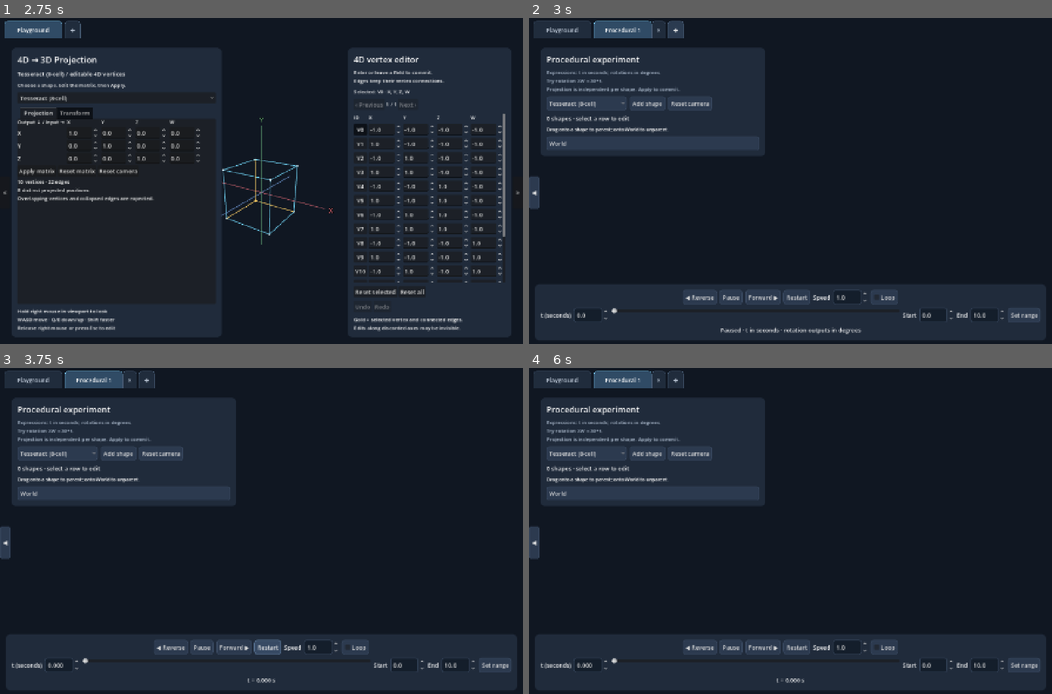
Above: before the commit, frames 1-4 (two rows, left to right).
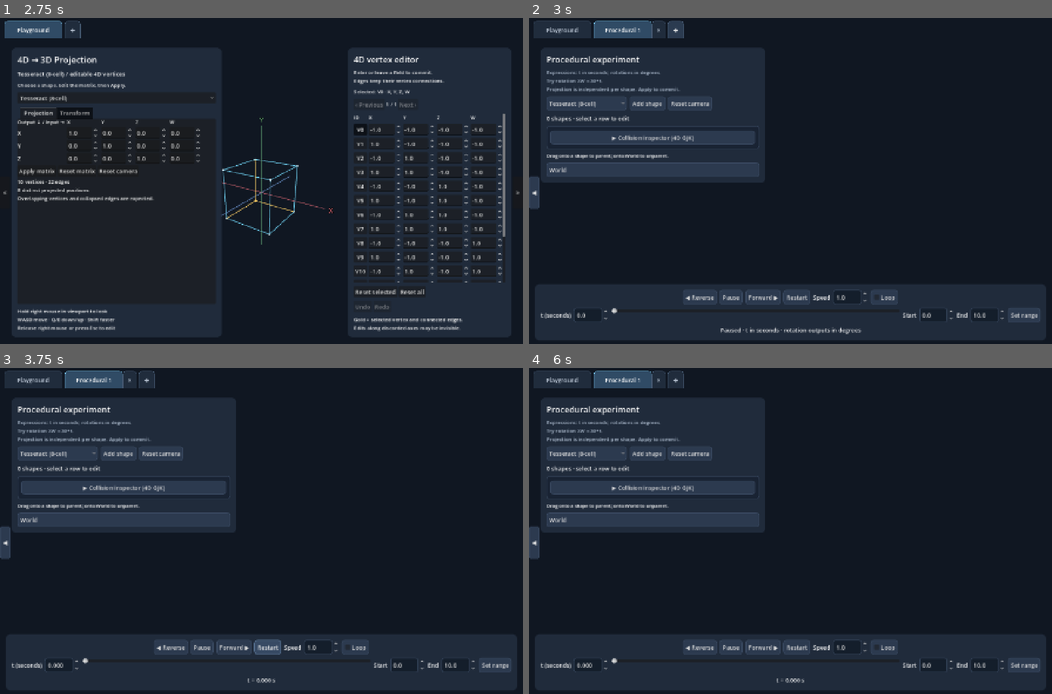
Above: after the commit, the same moments.

Repository: wonhochoi25/4Dto3D
Game: Godot game, scene res://scenes/app.tscn
Same seed, same stepped clock (60 frames per second), same inputs: the game is played once before the commit and once after it.
Inputs:
- Up to frame 1 (2.75 s): click "Reset matrix" at 0.5 s; click "Reset all" at 1.25 s; click "Playground" at 2 s
- Up to frame 2 (3 s): click "+" at 2.75 s
- Up to frame 3 (3.75 s): click "Restart" at 3.5 s
- Up to frame 4 (6 s): click "Restart" at 4.25 s; click "Restart" at 5 s; click "Procedural 1" at 5.75 s

Frame 1 is identical in both runs. In frame 2, 4.5% of the frame differs, in the area x 2-46%, y 33-51%; in frame 3, 4.5%; in frame 4, 4.5%.

Commit message:
trying to implememnt GJK collision detection in 4D

Diff:
--- /dev/null
+++ b/scripts/core/collision/convex_vertices_4d.gd
@@ -0,0 +1,40 @@
+extends RefCounted
+## A query-local convex hull collider. Transform once, support-scan many times.
+## Double arrays keep matrix multiplication and simplex arithmetic in float64.
+var points: Array[PackedFloat64Array] = []
+var center := PackedFloat64Array([0,0,0,0])
+var radius := 0.0
+var valid := true
+
+func _init(vertices: Array[Vector4], world: PackedFloat64Array) -> void:
+	if vertices.is_empty() or world.size() != 25:
+		valid = false
+		return
+	var low := PackedFloat64Array([INF,INF,INF,INF])
+	var high := PackedFloat64Array([-INF,-INF,-INF,-INF])
+	for vertex in vertices:
+		var p := PackedFloat64Array([0,0,0,0])
+		for row in range(4):
+			p[row] = world[row * 5 + 4]
+			for col in range(4): p[row] += world[row * 5 + col] * vertex[col]
+			if not is_finite(p[row]): valid = false
+			low[row] = minf(low[row],p[row])
+			high[row] = maxf(high[row],p[row])
+		points.append(p)
+	for axis in range(4): center[axis] = low[axis] * 0.5 + high[axis] * 0.5
+	for p in points:
+		var squared := 0.0
+		for axis in range(4): squared += (p[axis]-center[axis]) ** 2
+		radius = maxf(radius, sqrt(squared))
+	valid = valid and is_finite(radius)
+
+func support(direction: PackedFloat64Array) -> PackedFloat64Array:
+	var best := -INF
+	var result: PackedFloat64Array = points[0]
+	for p in points:
+		var value := 0.0
+		for axis in range(4): value += (p[axis]-center[axis]) * direction[axis]
+		if value > best:
+			best = value
+			result = p
+	return result
--- /dev/null
+++ b/scripts/core/collision/gjk_4d.gd
@@ -0,0 +1,104 @@
+extends RefCounted
+## Distance GJK for compact convex support maps in R4. No scene, IO or renderer.
+## Support providers expose valid, center, radius, and support(double4).
+const Simplex = preload("res://scripts/core/collision/simplex_4d.gd")
+const Vertices = preload("res://scripts/core/collision/convex_vertices_4d.gd")
+const ABS_TOLERANCE := 1e-7
+const REL_TOLERANCE := 1e-6
+
+static func unknown(reason: String) -> Dictionary:
+	return {"status":"indeterminate","reason":reason,"iterations":0,"distance":null,"converged":false,"simplex":[]}
+
+static func difference(a, b, direction: PackedFloat64Array, scale: float) -> Dictionary:
+	var opposite := direction.duplicate()
+	for i in range(4): opposite[i] = -opposite[i]
+	var pa: PackedFloat64Array = a.support(direction)
+	var pb: PackedFloat64Array = b.support(opposite)
+	var point := PackedFloat64Array([0,0,0,0])
+	for i in range(4): point[i] = (pa[i]-pb[i])/scale
+	return {"point":point,"a":pa,"b":pb}
+
+static func query(a, b, max_iterations: int = 64) -> Dictionary:
+	if not a.valid or not b.valid: return unknown("Empty or nonfinite collider")
+	var scale: float = maxf(a.radius+b.radius, 1e-12)
+	var tolerance: float = ABS_TOLERANCE + REL_TOLERANCE*scale
+	var epsilon: float = tolerance/scale
+	var direction := PackedFloat64Array([0,0,0,0])
+	for i in range(4): direction[i] = b.center[i]-a.center[i]
+	if Simplex.dot(direction,direction) == 0: direction[0] = 1
+	var simplex: Array = [difference(a,b,direction,scale)]
+	var lower := 0.0
+	var certificate := PackedFloat64Array()
+	var solution := {}
+	for iteration in range(max_iterations):
+		var points: Array = []
+		for vertex in simplex: points.append(vertex.point)
+		solution = Simplex.closest(points)
+		if solution.is_empty(): return unknown("Simplex solver failed")
+		var reduced: Array = []
+		for index in solution.indices: reduced.append(simplex[index])
+		simplex = reduced
+		var q: PackedFloat64Array = solution.point
+		var upper := sqrt(solution.squared)
+		if upper <= epsilon:
+			return finish(a,b,simplex,solution,scale,tolerance,0.0,"intersecting","Within contact tolerance",iteration+1,true,certificate)
+		for i in range(4): direction[i] = -q[i]/upper
+		var next := difference(a,b,direction,scale)
+		var bound := Simplex.dot(q,next.point)/upper
+		if bound > lower:
+			lower = bound
+			certificate = direction.duplicate()
+		if lower > upper + epsilon: return unknown("Inconsistent numerical distance bounds")
+		if upper-lower <= epsilon:
+			var status := "separated" if lower > epsilon else "indeterminate"
+			return finish(a,b,simplex,solution,scale,tolerance,lower,status,"Distance bounds converged",iteration+1,true,certificate)
+		var duplicate := false
+		for old in simplex:
+			var squared := 0.0
+			for i in range(4): squared += (old.point[i]-next.point[i]) ** 2
+			if squared <= 1e-24: duplicate = true
+		if duplicate or simplex.size() >= 5:
+			var status := "separated" if lower > epsilon else "indeterminate"
+			return finish(a,b,simplex,solution,scale,tolerance,lower,status,"Support/simplex stalled",iteration+1,false,certificate)
+		simplex.append(next)
+	# Do not attach stale weights to a simplex changed by the final iteration.
+	if solution.is_empty(): return unknown("Iteration limit")
+	var points: Array = []
+	for vertex in simplex: points.append(vertex.point)
+	solution = Simplex.closest(points)
+	var reduced: Array = []
+	for index in solution.indices: reduced.append(simplex[index])
+	return finish(a,b,reduced,solution,scale,tolerance,lower,"separated" if lower > epsilon else "indeterminate","Iteration limit",max_iterations,false,certificate)
+
+static func finish(a,b,simplex: Array, solution: Dictionary, scale: float, tolerance: float, lower: float, status: String, reason: String, iterations: int, converged: bool, certificate: PackedFloat64Array) -> Dictionary:
+	var pa := PackedFloat64Array([0,0,0,0])
+	var pb := PackedFloat64Array([0,0,0,0])
+	for j in range(simplex.size()):
+		for i in range(4):
+			pa[i] += solution.weights[j]*simplex[j].a[i]
+			pb[i] += solution.weights[j]*simplex[j].b[i]
+	var distance := sqrt(solution.squared)*scale
+	var result := {"status":status,"reason":reason,"iterations":iterations,"converged":converged,"distance":distance,"distance_lower":maxf(0.0,lower)*scale,"tolerance":tolerance,"point_a":pa,"point_b":pb,"simplex":simplex,"simplex_scale":scale,"weights":solution.weights,"direction":null}
+	if status == "separated" and distance > 0:
+		var direction: PackedFloat64Array = certificate.duplicate()
+		if direction.is_empty():
+			direction = solution.point.duplicate()
+			for i in range(4): direction[i] *= -scale/distance
+		var opposite := direction.duplicate()
+		for i in range(4): opposite[i] = -opposite[i]
+		# Center interval coordinates on A to avoid cancellation in the inspector.
+		var origin: PackedFloat64Array = a.center
+		var intervals := []
+		for collider in [a,b]:
+			var low: PackedFloat64Array = collider.support(opposite)
+			var high: PackedFloat64Array = collider.support(direction)
+			var lo := 0.0
+			var hi := 0.0
+			for i in range(4):
+				lo += (low[i]-origin[i])*direction[i]
+				hi += (high[i]-origin[i])*direction[i]
+			intervals.append(Vector2(lo,hi))
+		result.direction = direction
+		result.intervals = intervals
+		result.gap = intervals[1].x-intervals[0].y
+	return result
--- /dev/null
+++ b/scripts/core/collision/simplex_4d.gd
@@ -0,0 +1,64 @@
+extends RefCounted
+## Closest point in the convex hull of <=5 normalized 4D points.
+## Enumerate features; reorthogonalized QR skips rank-deficient affine spans.
+static func dot(a: PackedFloat64Array, b: PackedFloat64Array) -> float:
+	var value := 0.0
+	for i in range(4): value += a[i]*b[i]
+	return value
+
+static func closest(points: Array) -> Dictionary:
+	var best := INF
+	var result := {}
+	for mask in range(1, 1 << points.size()):
+		var ids: Array[int] = []
+		for i in range(points.size()):
+			if mask & (1 << i): ids.append(i)
+		var base: PackedFloat64Array = points[ids[0]]
+		var count := ids.size()-1
+		var q: Array[PackedFloat64Array] = []
+		var r := PackedFloat64Array()
+		r.resize(count*count)
+		var rank_ok := true
+		for j in range(count):
+			var column := PackedFloat64Array([0,0,0,0])
+			for k in range(4): column[k] = points[ids[j+1]][k]-base[k]
+			var original_length := sqrt(dot(column,column))
+			for pass_index in range(2):
+				for i in range(j):
+					var coefficient := dot(q[i],column)
+					r[i*count+j] += coefficient
+					for k in range(4): column[k] -= coefficient*q[i][k]
+			var length := sqrt(dot(column,column))
+			if length <= maxf(1e-14, original_length*1e-12):
+				rank_ok = false
+				break
+			r[j*count+j] = length
+			for k in range(4): column[k] /= length
+			q.append(column)
+		if not rank_ok: continue
+		var coefficients := PackedFloat64Array()
+		coefficients.resize(count)
+		for j in range(count-1,-1,-1):
+			var rhs := -dot(q[j],base)
+			for k in range(j+1,count): rhs -= r[j*count+k]*coefficients[k]
+			coefficients[j] = rhs/r[j*count+j]
+		var weights := PackedFloat64Array([1.0])
+		for coefficient in coefficients:
+			weights[0] -= coefficient
+			weights.append(coefficient)
+		var feasible := true
+		var total := 0.0
+		for i in range(weights.size()):
+			if not is_finite(weights[i]) or weights[i] < -1e-10: feasible = false
+			weights[i] = maxf(0.0,weights[i])
+			total += weights[i]
+		if not feasible or total <= 0: continue
+		var point := PackedFloat64Array([0,0,0,0])
+		for i in range(ids.size()):
+			weights[i] /= total
+			for k in range(4): point[k] += weights[i]*points[ids[i]][k]
+		var squared := dot(point,point)
+		if squared < best:
+			best = squared
+			result = {"point":point,"indices":ids,"weights":weights,"squared":squared}
+	return result
--- a/scripts/core/session_4d.gd
+++ b/scripts/core/session_4d.gd
@@ -175,3 +175,14 @@
 	playback.pause()
 	recording.simulation.restore(recording.frames[recording.current_step] if not recording.frames.is_empty() else {})
 	sync_dynamic()
+
+## Read-only narrow-phase query of current world state. Colliders are convex hulls.
+func query_collision(a_id: int, b_id: int) -> Dictionary:
+	var gjk = preload("res://scripts/core/collision/gjk_4d.gd")
+	var collider = preload("res://scripts/core/collision/convex_vertices_4d.gd")
+	if a_id == b_id or not scene.objects.has(a_id) or not scene.objects.has(b_id):
+		return gjk.unknown("Choose two different existing objects")
+	var a: Dictionary = scene.objects[a_id]
+	var b: Dictionary = scene.objects[b_id]
+	if not state.has(a.leaf_id) or not state.has(b.leaf_id): return gjk.unknown("No valid evaluated state")
+	return gjk.query(collider.new(a.geometry.vertices,state[a.leaf_id].world),collider.new(b.geometry.vertices,state[b.leaf_id].world))
--- a/scripts/rendering/face_renderer.gd
+++ b/scripts/rendering/face_renderer.gd
@@ -5,6 +5,7 @@
 var edges := MeshInstance3D.new()
 var face_material := StandardMaterial3D.new()
 var selected := false
+var collision_color := Color.TRANSPARENT
 var original_edge_color := Color.WHITE
 var object_edges := false
 var edge_material := StandardMaterial3D.new()
@@ -62,5 +63,9 @@
 ## Selection reveals gold edges without changing the object's saved appearance settings.
 func set_selected(value: bool) -> void:
 	selected = value
-	edges.visible = object_edges or selected
-	edge_material.albedo_color = Color(1.0, 0.8, 0.3, 1.0) if selected else original_edge_color
+	edges.visible = object_edges or selected or collision_color.a > 0
+	edge_material.albedo_color = collision_color if collision_color.a > 0 else (Color(1.0, 0.8, 0.3, 1.0) if selected else original_edge_color)
+
+func set_collision_color(value: Color) -> void:
+	collision_color = value
+	set_selected(selected)
--- /dev/null
+++ b/scripts/sandbox/procedural/collision_inspector.gd
@@ -0,0 +1,91 @@
+extends PanelContainer
+## Optional two-object query. Never changes transforms, physics or recording.
+signal highlighted(ids: Array, color: Color)
+var session
+var toggle: Button
+var body: VBoxContainer
+var first: OptionButton
+var second: OptionButton
+var report: Label
+var interval_view
+var last_result: Dictionary = {}
+func _ready():
+	add_theme_stylebox_override("panel",preload("res://scripts/sandbox/procedural/procedural_theme.gd").box("192333",12,8,"40516a"))
+	var box := VBoxContainer.new()
+	add_child(box)
+	toggle = Button.new()
+	toggle.text = "▶ Collision inspector (4D GJK)"
+	toggle.toggle_mode = true
+	box.add_child(toggle)
+	body = VBoxContainer.new()
+	box.add_child(body)
+	body.hide()
+	toggle.toggled.connect(func(enabled):
+		body.visible = enabled
+		toggle.text = ("▼" if enabled else "▶")+" Collision inspector (4D GJK)"
+		update_query())
+	var note := Label.new()
+	note.text = "Convex hulls of vertices · detection only · no response"
+	note.autowrap_mode = TextServer.AUTOWRAP_WORD_SMART
+	body.add_child(note)
+	for i in range(2):
+		var picker := OptionButton.new()
+		picker.size_flags_horizontal = Control.SIZE_EXPAND_FILL
+		picker.item_selected.connect(func(_index): update_query())
+		body.add_child(picker)
+		if i == 0: first = picker
+		else: second = picker
+	report = Label.new()
+	report.autowrap_mode = TextServer.AUTOWRAP_WORD_SMART
+	body.add_child(report)
+	interval_view = preload("res://scripts/sandbox/procedural/collision_intervals.gd").new()
+	body.add_child(interval_view)
+
+func set_objects(names: Dictionary):
+	var a := first.get_selected_id()
+	var b := second.get_selected_id()
+	first.clear()
+	second.clear()
+	for id in names:
+		first.add_item("A: "+names[id],id)
+		second.add_item("B: "+names[id],id)
+	if names.has(a): first.select(first.get_item_index(a))
+	if names.has(b): second.select(second.get_item_index(b))
+	elif second.item_count > 1: second.select(1)
+	update_query()
+
+func update_query():
+	if not is_instance_valid(report): return
+	interval_view.show_intervals([])
+	interval_view.hide()
+	if not toggle.button_pressed:
+		highlighted.emit([],Color.TRANSPARENT)
+		return
+	if first.item_count < 2:
+		report.text = "Add two shapes to compare."
+		highlighted.emit([],Color.TRANSPARENT)
+		return
+	var a := first.get_selected_id()
+	var b := second.get_selected_id()
+	last_result = session.query_collision(a,b)
+	var result := last_result
+	var color := Color("ffcf83")
+	var title := "Indeterminate"
+	if result.status == "separated":
+		color = Color("6ee7ae")
+		title = "Separated"
+	elif result.status == "intersecting":
+		color = Color("ff8298")
+		title = "Intersecting / within tolerance"
+	report.add_theme_color_override("font_color",color)
+	report.text = "%s · %d iterations\n%s" % [title,result.iterations,result.reason]
+	if result.status == "separated":
+		report.text += "\nDistance bounds: %.6f – %.6f" % [result.distance_lower,result.distance]
+		if result.direction != null:
+			var n = result.direction
+			report.text += "\nAxis XYZW: (%.3f, %.3f, %.3f, %.3f)" % [n[0],n[1],n[2],n[3]]
+			report.text += "\nA [%.5f, %.5f]   B [%.5f, %.5f]\nGap: %.6f · intervals relative to A center" % [result.intervals[0].x,result.intervals[0].y,result.intervals[1].x,result.intervals[1].y,result.gap]
+			interval_view.show_intervals(result.intervals)
+			interval_view.show()
+	report.tooltip_text = "Cyan interval: A. Purple interval: B. These are 1D projections along a 4D separating axis."
+	highlighted.emit([a,b] if a != b else [],color)
--- /dev/null
+++ b/scripts/sandbox/procedural/collision_intervals.gd
@@ -0,0 +1,21 @@
+extends Control
+## Two 1D support intervals on a shared scale; not a 3D collision visualization.
+var intervals: Array = []
+func _init():
+	custom_minimum_size = Vector2(240,42)
+func show_intervals(values: Array):
+	intervals = values
+	queue_redraw()
+func _draw():
+	if intervals.size() != 2: return
+	var low: float = minf(intervals[0].x,intervals[1].x)
+	var high: float = maxf(intervals[0].y,intervals[1].y)
+	var span := maxf(high-low,1e-12)
+	for i in range(2):
+		var y := 10.0+i*22
+		var a: float = 6+(intervals[i].x-low)/span*(size.x-12)
+		var b: float = 6+(intervals[i].y-low)/span*(size.x-12)
+		var color := Color("70d7ff") if i == 0 else Color("d29aff")
+		draw_line(Vector2(a,y),Vector2(b,y),color,4)
+		draw_line(Vector2(a,y-5),Vector2(a,y+5),color,2)
+		draw_line(Vector2(b,y-5),Vector2(b,y+5),color,2)
--- a/scripts/sandbox/procedural/procedural_scene.gd
+++ b/scripts/sandbox/procedural/procedural_scene.gd
@@ -13,6 +13,7 @@
 var panel: PanelContainer
 var camera: Camera3D
 var selected_card = null
+var collision_inspector
 const HierarchyRow = preload("res://scripts/sandbox/procedural/hierarchy_row.gd")
 var session := preload("res://scripts/core/session_4d.gd").new()
 var graph:
@@ -99,6 +100,12 @@
 	count_label = Label.new()
 	count_label.text = "No shapes yet. Add one to begin."
 	box.add_child(count_label)
+	collision_inspector = preload("res://scripts/sandbox/procedural/collision_inspector.gd").new()
+	collision_inspector.session = session
+	box.add_child(collision_inspector)
+	collision_inspector.highlighted.connect(func(ids: Array, color: Color):
+		for object_id in pairs:
+			pairs[object_id].card.renderer.set_collision_color(color if object_id in ids else Color.TRANSPARENT))
 	var tree_help := Label.new()
 	tree_help.text = "Drag onto a shape to parent; onto World to unparent."
 	tree_help.add_theme_font_size_override("font_size", 13)
@@ -278,6 +285,7 @@
 		card.renderer.render(card.object, projected[id])
 		card.renderer.set_selected(card == selected_card)
 	timeline.accept(value)
+	if is_instance_valid(collision_inspector): collision_inspector.update_query()
 	return true
 
 func deactivate() -> void:
@@ -317,6 +325,9 @@
 	world.pressed.connect(func(): select_card(null))
 	list.add_child(world)
 	append_children(0, list)
+	var names := {}
+	for id in pairs: names[id] = pairs[id].card.object.node_name
+	collision_inspector.set_objects(names)
 	count_label.text = "%d shapes · select a row to edit" % cards.size()
 	fit_sidebar.call_deferred()
 
--- /dev/null
+++ b/tests/verify_collision_inspector.gd
@@ -0,0 +1,39 @@
+extends SceneTree
+var failures := 0
+func check(ok: bool, label: String):
+	if not ok:
+		failures += 1
+		push_error(label)
+func _initialize(): call_deferred("verify")
+func verify():
+	root.size = Vector2i(1440,900)
+	var scene = load("res://scripts/sandbox/procedural/procedural_scene.gd").new()
+	root.add_child(scene)
+	var a = scene.add_shape(0)
+	var b = scene.add_shape(0)
+	b.fields["position.3"].text = "3"
+	scene.apply_card(b)
+	await process_frame
+	await process_frame
+	var inspector = scene.collision_inspector
+	inspector.toggle.button_pressed = true
+	check(inspector.last_result.status == "separated", "W-only separation")
+	check(a.object.last_points == b.object.last_points, "Identical XYZ projections despite 4D separation")
+	check(inspector.interval_view.visible and inspector.last_result.gap > 0, "Visible interval evidence")
+	check(a.renderer.collision_color.a > 0, "Collision overlay enabled")
+	var count: int = scene.recording.frames.size()
+	inspector.update_query()
+	check(scene.recording.frames.size() == count, "Read-only query")
+	b.fields["position.3"].text = "1"
+	scene.apply_card(b)
+	check(inspector.last_result.status == "intersecting", "Live edit refresh")
+	inspector.toggle.button_pressed = false
+	check(a.renderer.collision_color.a == 0, "Overlay cleared")
+	scene.remove_card(b)
+	await process_frame
+	inspector.toggle.button_pressed = true
+	check(inspector.report.text == "Add two shapes to compare.", "Removal updates selectors")
+	scene.queue_free()
+	await process_frame
+	print("Collision inspector failures: ",failures)
+	quit(1 if failures else 0)
--- /dev/null
+++ b/tests/verify_gjk.gd
@@ -0,0 +1,76 @@
+extends SceneTree
+const GJK = preload("res://scripts/core/collision/gjk_4d.gd")
+const Collider = preload("res://scripts/core/collision/convex_vertices_4d.gd")
+const Simplex = preload("res://scripts/core/collision/simplex_4d.gd")
+const Math4D = preload("res://scripts/core/math/transform_4d.gd")
+const Box = preload("res://scripts/core/geometry/generators/tesseract.gd")
+var failures := 0
+class Sphere:
+	var valid := true
+	var center: PackedFloat64Array
+	var radius: float
+	func _init(c: PackedFloat64Array, r: float):
+		center = c
+		radius = r
+	func support(d: PackedFloat64Array) -> PackedFloat64Array:
+		var p := center.duplicate()
+		var length := sqrt(Simplex.dot(d,d))
+		if length > 0:
+			for i in range(4): p[i] += radius*d[i]/length
+		return p
+func check(ok: bool, label: String):
+	if not ok:
+		failures += 1
+		push_error(label)
+func box(position: Vector4, scale: Vector4 = Vector4.ONE):
+	var transform := Math4D.new()
+	transform.position = position
+	transform.scale = scale
+	return Collider.new(Box.new().vertices,transform.matrix())
+func _initialize(): call_deferred("verify")
+func verify():
+	var inside := Simplex.closest([PackedFloat64Array([1,0,0,0]),PackedFloat64Array([0,1,0,0]),PackedFloat64Array([0,0,1,0]),PackedFloat64Array([0,0,0,1]),PackedFloat64Array([-1,-1,-1,-1])])
+	check(inside.squared < 1e-20, "Origin inside 4-simplex")
+	var segment := Simplex.closest([PackedFloat64Array([2,1,0,0]),PackedFloat64Array([-2,1,0,0]),PackedFloat64Array([-2,1,0,0])])
+	check(absf(segment.squared-1) < 1e-12, "Degenerate simplex reduces to closest edge")
+	var a = box(Vector4.ZERO)
+	for distance in [0.0,1.0,2.0,2.01,4.0]:
+		var result := GJK.query(a,box(Vector4(0,0,0,distance)))
+		check(result.status == ("separated" if distance > 2 else "intersecting"), "W separation %.2f: %s" % [distance,result])
+		if distance > 2: check(absf(result.distance-(distance-2)) < 1e-5, "Box distance")
+	check(GJK.query(a,box(Vector4.ZERO,Vector4.ONE*0.1)).status == "intersecting", "Containment")
+	check(GJK.query(box(Vector4.ZERO,Vector4(1,1,0,0)),box(Vector4(0,0,0,1),Vector4(1,1,0,0))).status == "separated", "Flat shapes separated in W")
+	check(GJK.query(box(Vector4.ZERO,Vector4.ZERO),box(Vector4.ZERO,Vector4.ZERO)).status == "intersecting", "Collapsed points")
+	check(GJK.query(a,a,0).status == "indeterminate", "Iteration limit explicit")
+	check(GJK.query(Collider.new([],Math4D.identity()),a).status == "indeterminate", "Empty collider explicit")
+	var rng := RandomNumberGenerator.new()
+	rng.seed = 42041
+	for test in range(150):
+		var delta := Vector4(rng.randf_range(-5,5),rng.randf_range(-5,5),rng.randf_range(-5,5),rng.randf_range(-5,5))
+		var b = box(delta)
+		var expected := 0.0
+		for axis in range(4): expected += maxf(absf(delta[axis])-2,0) ** 2
+		expected = sqrt(expected)
+		var result := GJK.query(a,b)
+		check(result.status == ("separated" if expected > 1e-4 else "intersecting"), "Random box status %d" % test)
+		check(absf(result.distance-expected) < 2e-5, "Analytic box distance %d" % test)
+		var swap := GJK.query(b,a)
+		check(swap.status == result.status and absf(swap.distance-result.distance) < 2e-5, "Swap symmetry")
+		if result.status == "separated": check(result.gap > 0, "Separating interval certificate")
+		var rotation := Math4D.new()
+		for plane in range(6): rotation.angles[plane] = rng.randf_range(-180,180)
+		rotation.position = Vector4(12,-4,6,9)
+		var ra = Collider.new(Box.new().vertices,rotation.matrix())
+		var rb = Collider.new(Box.new().vertices,Math4D.multiply(rotation.matrix(),Math4D.translation(delta)))
+		var rotated := GJK.query(ra,rb)
+		check(rotated.status == result.status and absf(rotated.distance-expected) < 2e-5, "Common rigid transform invariant")
+		var center := PackedFloat64Array([delta.x,delta.y,delta.z,delta.w])
+		var sphere := GJK.query(Sphere.new(PackedFloat64Array([0,0,0,0]),1),Sphere.new(center,0.5))
+		var sphere_distance := maxf(delta.length()-1.5,0)
+		check(sphere.status == ("separated" if sphere_distance > 1e-4 else "intersecting"), "Analytic sphere status")
+		check(absf(sphere.distance-sphere_distance) < 2e-5, "Analytic sphere distance")
+	for size in [0.0001,1.0,10000.0]:
+		var result := GJK.query(box(Vector4.ZERO,Vector4.ONE*size),box(Vector4(3,0,0,0)*size,Vector4.ONE*size))
+		check(result.status == "separated" and absf(result.distance-size) < maxf(size*1e-5,1e-7), "Scale invariance")
+	print("GJK failures: ",failures)
+	quit(1 if failures else 0)
Not shown, added: scripts/core/collision/convex_vertices_4d.gd.uid
Not shown, added: scripts/core/collision/gjk_4d.gd.uid
Not shown, added: scripts/core/collision/simplex_4d.gd.uid
Not shown, added: scripts/sandbox/procedural/collision_inspector.gd.uid
Not shown, added: scripts/sandbox/procedural/collision_intervals.gd.uid
Not shown, added: tests/verify_collision_inspector.gd.uid
Not shown, added: tests/verify_gjk.gd.uid
Not shown, changed: docs/ARCHITECTURE.md
